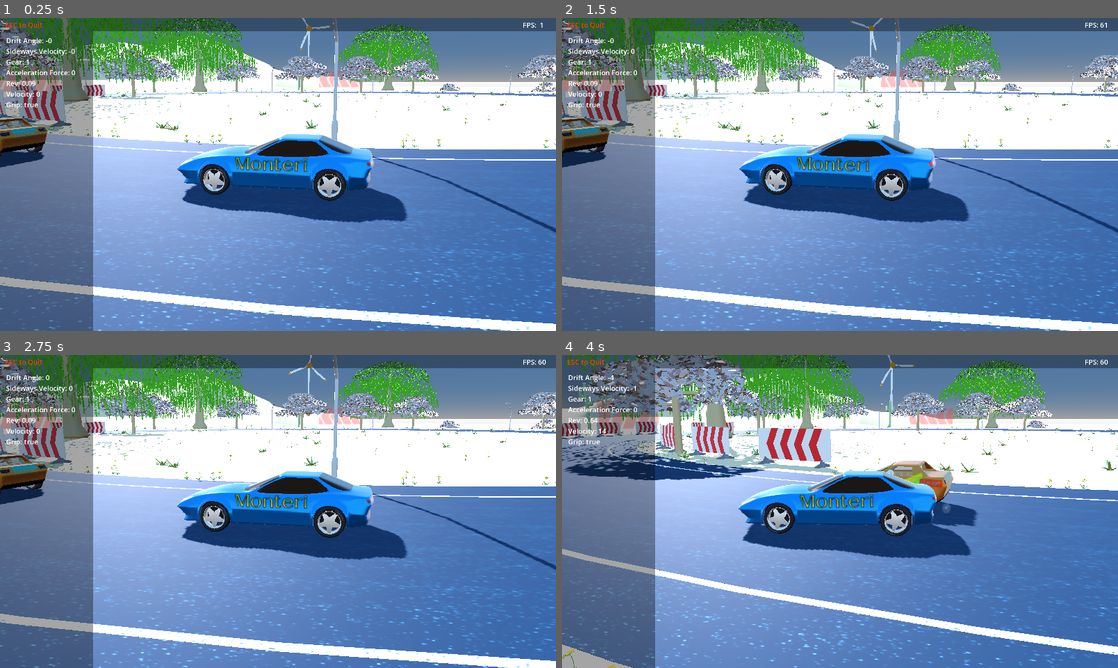
Above: before the commit, frames 1-4 (two rows, left to right).
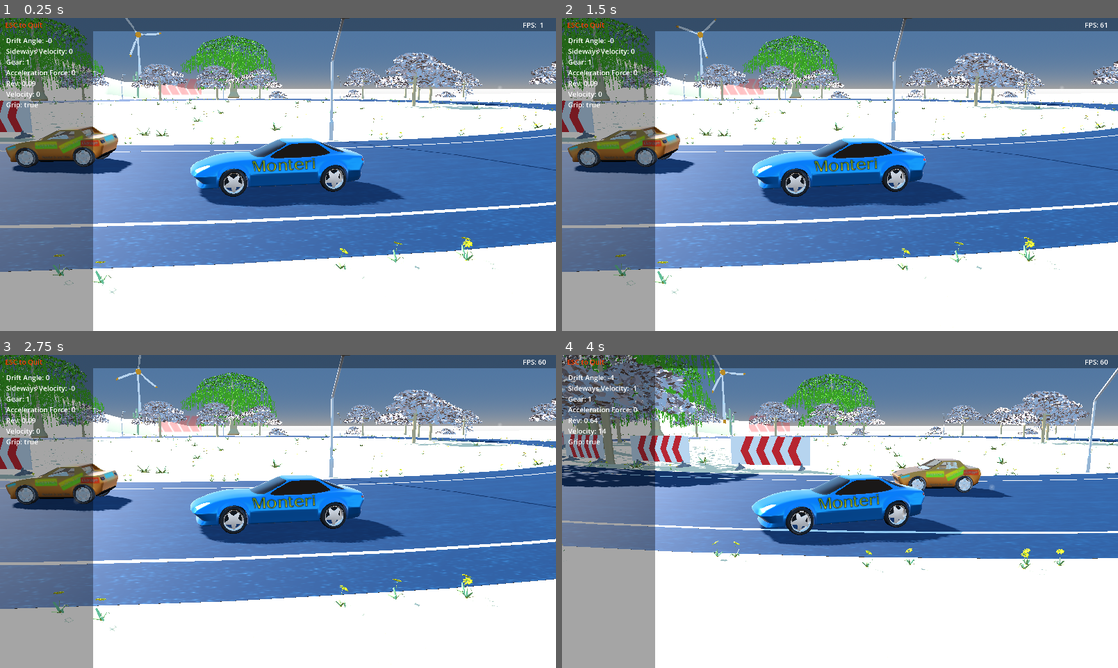
Above: after the commit, the same moments.

Repository: tomaga-dev/CustomVehicleSuspension
Game: Godot game, scene res://Contents/start.tscn
The game is run twice, just before and just after one commit, with the same random seed, the same clock (stepped at 60 frames per second) and the same inputs.
Inputs:
- Up to frame 1 (0.25 s): no input
- Up to frame 2 (1.5 s): hold Right (right) 0.53-1.28 s; tap E (action) at 0.6, 1.35 s; hold Down (brake) from 1.28 s (still down)
- Up to frame 3 (2.75 s): release Down (brake) at 2.03 s; hold Right (right) from 2.03 s (still down); tap E (action) at 2.1 s
- Up to frame 4 (4 s): release Right (right) at 2.78 s; hold Up (accelerate) 2.78-3.53 s; tap E (action) at 2.85, 3.6 s; hold Left (left) from 3.53 s (still down)

The runs differ from the first frame. In frame 1, 60% of the frame differs, in the area x 0-100%, y 0-100%; in frame 2, 60%; in frame 3, 60%; in frame 4, 70%.

Commit message:
There are some banners now

Diff:
--- /dev/null
+++ b/suspension-project/Contents/Props/Banner/banner.tscn
@@ -0,0 +1,22 @@
+[gd_scene format=3 uid="uid://bh6b6lwe74hl7"]
+
+[ext_resource type="PackedScene" uid="uid://ci85aw60gqt7u" path="res://Contents/Props/Banner/Banner.glb" id="1_t6wbl"]
+
+[sub_resource type="PhysicsMaterial" id="PhysicsMaterial_t6wbl"]
+rough = true
+absorbent = true
+
+[sub_resource type="BoxShape3D" id="BoxShape3D_t6wbl"]
+size = Vector3(2, 4.9846053, 0.1)
+
+[node name="Banner" type="RigidBody3D" unique_id=1663678411]
+collision_layer = 1024
+collision_mask = 3
+mass = 15.0
+physics_material_override = SubResource("PhysicsMaterial_t6wbl")
+
+[node name="Banner" parent="." unique_id=2093466512 instance=ExtResource("1_t6wbl")]
+
+[node name="CollisionShape3D" type="CollisionShape3D" parent="." unique_id=241722329]
+transform = Transform3D(1, 0, 0, 0, 1, 0, 0, 0, 1, 0, 2.4990606, 0)
+shape = SubResource("BoxShape3D_t6wbl")
--- /dev/null
+++ b/suspension-project/Contents/Props/Banner/banner2.tscn
@@ -0,0 +1,35 @@
+[gd_scene format=3 uid="uid://btpof0lj1hldn"]
+
+[ext_resource type="PackedScene" uid="uid://ci85aw60gqt7u" path="res://Contents/Props/Banner/Banner.glb" id="1_q0wbo"]
+[ext_resource type="Texture2D" uid="uid://bj2cit4b85sxn" path="res://Contents/Props/Banner/Ariadne2.png" id="2_53re3"]
+
+[sub_resource type="PhysicsMaterial" id="PhysicsMaterial_t6wbl"]
+rough = true
+absorbent = true
+
+[sub_resource type="StandardMaterial3D" id="StandardMaterial3D_hcwd2"]
+albedo_texture = ExtResource("2_53re3")
+
+[sub_resource type="StandardMaterial3D" id="StandardMaterial3D_m7b7f"]
+albedo_texture = ExtResource("2_53re3")
+
+[sub_resource type="BoxShape3D" id="BoxShape3D_t6wbl"]
+size = Vector3(2, 4.9846053, 0.1)
+
+[node name="Banner" type="RigidBody3D" unique_id=1663678411]
+collision_layer = 1024
+collision_mask = 3
+mass = 15.0
+physics_material_override = SubResource("PhysicsMaterial_t6wbl")
+
+[node name="Banner" parent="." unique_id=1635371858 instance=ExtResource("1_q0wbo")]
+
+[node name="BannerBody" parent="Banner" index="0" unique_id=210575077]
+surface_material_override/0 = SubResource("StandardMaterial3D_hcwd2")
+surface_material_override/3 = SubResource("StandardMaterial3D_m7b7f")
+
+[node name="CollisionShape3D" type="CollisionShape3D" parent="." unique_id=241722329]
+transform = Transform3D(1, 0, 0, 0, 1, 0, 0, 0, 1, 0, 2.4990606, 0)
+shape = SubResource("BoxShape3D_t6wbl")
+
+[editable path="Banner"]
--- /dev/null
+++ b/suspension-project/Contents/Props/Banner/banner3.tscn
@@ -0,0 +1,35 @@
+[gd_scene format=3 uid="uid://bvkbyow6wys78"]
+
+[ext_resource type="PackedScene" uid="uid://ci85aw60gqt7u" path="res://Contents/Props/Banner/Banner.glb" id="1_iau8n"]
+[ext_resource type="Texture2D" uid="uid://c1803kfyhetyq" path="res://Contents/Props/Banner/Ariadne.png" id="2_iau8n"]
+
+[sub_resource type="PhysicsMaterial" id="PhysicsMaterial_t6wbl"]
+rough = true
+absorbent = true
+
+[sub_resource type="StandardMaterial3D" id="StandardMaterial3D_n214y"]
+albedo_texture = ExtResource("2_iau8n")
+
+[sub_resource type="StandardMaterial3D" id="StandardMaterial3D_3olkg"]
+albedo_texture = ExtResource("2_iau8n")
+
+[sub_resource type="BoxShape3D" id="BoxShape3D_t6wbl"]
+size = Vector3(2, 4.9846053, 0.1)
+
+[node name="Banner" type="RigidBody3D" unique_id=1663678411]
+collision_layer = 1024
+collision_mask = 3
+mass = 15.0
+physics_material_override = SubResource("PhysicsMaterial_t6wbl")
+
+[node name="Banner" parent="." unique_id=1635371858 instance=ExtResource("1_iau8n")]
+
+[node name="BannerBody" parent="Banner" index="0" unique_id=210575077]
+surface_material_override/0 = SubResource("StandardMaterial3D_n214y")
+surface_material_override/3 = SubResource("StandardMaterial3D_3olkg")
+
+[node name="CollisionShape3D" type="CollisionShape3D" parent="." unique_id=241722329]
+transform = Transform3D(1, 0, 0, 0, 1, 0, 0, 0, 1, 0, 2.4990606, 0)
+shape = SubResource("BoxShape3D_t6wbl")
+
+[editable path="Banner"]
--- a/suspension-project/Contents/VehicleController/Wheelcontroller/wheel_controller.tscn
+++ b/suspension-project/Contents/VehicleController/Wheelcontroller/wheel_controller.tscn
@@ -12,4 +12,4 @@
 spring_stiffness_curve = SubResource("Curve_lk3yw")
 
 [node name="RayCast3D" type="RayCast3D" parent="." unique_id=828274613]
-collision_mask = 5
+collision_mask = 1029
--- a/suspension-project/Contents/VehicleController/vehicle_controller.tscn
+++ b/suspension-project/Contents/VehicleController/vehicle_controller.tscn
@@ -16,7 +16,7 @@
 
 [node name="VehicleController" type="RigidBody3D" unique_id=651041430]
 collision_layer = 2
-collision_mask = 783
+collision_mask = 1807
 mass = 1480.0
 physics_material_override = SubResource("PhysicsMaterial_kniq7")
 script = ExtResource("1_bna8y")
--- a/suspension-project/Contents/start.tscn
+++ b/suspension-project/Contents/start.tscn
@@ -17,8 +17,11 @@
 [ext_resource type="PackedScene" uid="uid://dhv2jsrnthkvf" path="res://Contents/Props/Tamarisk/tamarisk.tscn" id="15_8don6"]
 [ext_resource type="PackedScene" uid="uid://ckpkb5tr2j2df" path="res://Contents/Props/Streetlight/streetlight.tscn" id="15_dd38n"]
 [ext_resource type="PackedScene" uid="uid://dfi266gqclhyn" path="res://Contents/PollenDispersal/pollen_dipersal.tscn" id="16_n86l7"]
+[ext_resource type="PackedScene" uid="uid://btpof0lj1hldn" path="res://Contents/Props/Banner/banner2.tscn" id="17_87qrq"]
 [ext_resource type="PackedScene" uid="uid://djfjte78s0lbn" path="res://Contents/Props/MoretonBayFig/moreton_bay_fig.tscn" id="17_l568g"]
 [ext_resource type="PackedScene" uid="uid://ppbgs7v6o83h" path="res://Contents/WindTurbine/wind_turbine.tscn" id="17_ndxey"]
+[ext_resource type="PackedScene" uid="uid://bvkbyow6wys78" path="res://Contents/Props/Banner/banner3.tscn" id="18_1d60l"]
+[ext_resource type="PackedScene" uid="uid://bh6b6lwe74hl7" path="res://Contents/Props/Banner/banner.tscn" id="20_f1p4p"]
 
 [sub_resource type="ProceduralSkyMaterial" id="ProceduralSkyMaterial_0bico"]
 sky_top_color = Color(0.49019608, 0.7137255, 1, 1)
@@ -69,7 +72,7 @@
 [node name="DesertForMultimesh" parent="." unique_id=1758417175 instance=ExtResource("5_6mm1r")]
 
 [node name="Monteri" parent="." unique_id=651041430 instance=ExtResource("3_wmpbc")]
-transform = Transform3D(0.9880757, 0, 0.15396889, 0, 1, 0, -0.15396889, 0, 0.9880757, -48.79056, 0.34300005, 8.33729)
+transform = Transform3D(0.9880757, 0, 0.15396889, 0, 1, 0, -0.15396889, 0, 0.9880757, -51.871635, 0.36629838, 4.64209)
 
 [node name="VehicleHandling" parent="Monteri" unique_id=1927421697 instance=ExtResource("4_oj8dr")]
 force_max = 30000.0
@@ -80,7 +83,7 @@
 [node name="VehicleHandling" parent="Pretender M3" unique_id=1737348458 instance=ExtResource("4_oj8dr")]
 
 [node name="Camera3D" type="Camera3D" parent="." unique_id=608577462]
-transform = Transform3D(0.3444589, 0.19755457, -0.9177801, 0, 0.9776083, 0.21043278, 0.9388014, -0.07248544, 0.33674592, -54.142685, 1.8336394, -0.40162802)
+transform = Transform3D(-0.054117024, 0.19402072, -0.97950363, 0, 0.9809411, 0.19430546, 0.9985346, 0.010515233, -0.053085614, -63.377983, 2.6488278, 4.018487)
 fov = 40.0
 script = ExtResource("6_s4fjt")
 
@@ -349,6 +352,17 @@
 [node name="Streetlight12" parent="Props/Streetlights" unique_id=658254502 instance=ExtResource("15_dd38n")]
 transform = Transform3D(0.29652503, 0, 0.95502543, 0, 1, 0, -0.95502543, 0, 0.29652503, -14.733795, -0.07965088, 39.261543)
 
+[node name="Banner" type="Node3D" parent="Props" unique_id=1170974326]
+
+[node name="Banner" parent="Props/Banner" unique_id=1663678411 instance=ExtResource("20_f1p4p")]
+transform = Transform3D(-0.2527617, 0, 0.96752864, 0, 1, 0, -0.96752864, 0, -0.2527617, 3.7753372, 0.03136009, -74.69896)
+
+[node name="Banner5" parent="Props/Banner" unique_id=1962697031 instance=ExtResource("17_87qrq")]
+transform = Transform3D(-0.18650687, 0, -0.98245364, 0, 1, 0, 0.98245364, 0, -0.18650687, -47.375496, 0.08311999, -48.688004)
+
+[node name="Banner2" parent="Props/Banner" unique_id=1943068857 instance=ExtResource("18_1d60l")]
+transform = Transform3D(-0.25784108, 0, -0.96618736, 0, 1, 0, 0.96618736, 0, -0.25784108, -65.67788, 0.06248659, -34.6839)
+
 [node name="Saguaros" type="Node3D" parent="." unique_id=961449733]
 
 [node name="Saguaro" parent="Saguaros" unique_id=1908648476 instance=ExtResource("14_o5ca2")]
--- a/suspension-project/project.godot
+++ b/suspension-project/project.godot
@@ -63,6 +63,7 @@
 3d_physics/layer_4="Cone"
 3d_physics/layer_9="Pole"
 3d_physics/layer_10="Streetlight"
+3d_physics/layer_11="Banner"
 
 [physics]
 
Binary file added: suspension-project/Contents/Props/Banner/Ariadne.png
Not shown, added: suspension-project/Contents/Props/Banner/Ariadne.png.import
Binary file added: suspension-project/Contents/Props/Banner/Ariadne2.png
Not shown, added: suspension-project/Contents/Props/Banner/Ariadne2.png.import
Binary file added: suspension-project/Contents/Props/Banner/Banner.glb
Not shown, added: suspension-project/Contents/Props/Banner/Banner.glb.import
Binary file added: suspension-project/Contents/Props/Banner/Banner_Dudes.png
Not shown, added: suspension-project/Contents/Props/Banner/Banner_Dudes.png.import
Binary file added: suspension-project/Contents/Props/Banner/Banner_GalvanizedSteel-128.jpg
Not shown, added: suspension-project/Contents/Props/Banner/Banner_GalvanizedSteel-128.jpg.import
Not shown, added: Accessories/More Wings3D Models/Banner/Ariadne.png
Not shown, added: Accessories/More Wings3D Models/Banner/Ariadne2.png
(and 5 more such lines)
